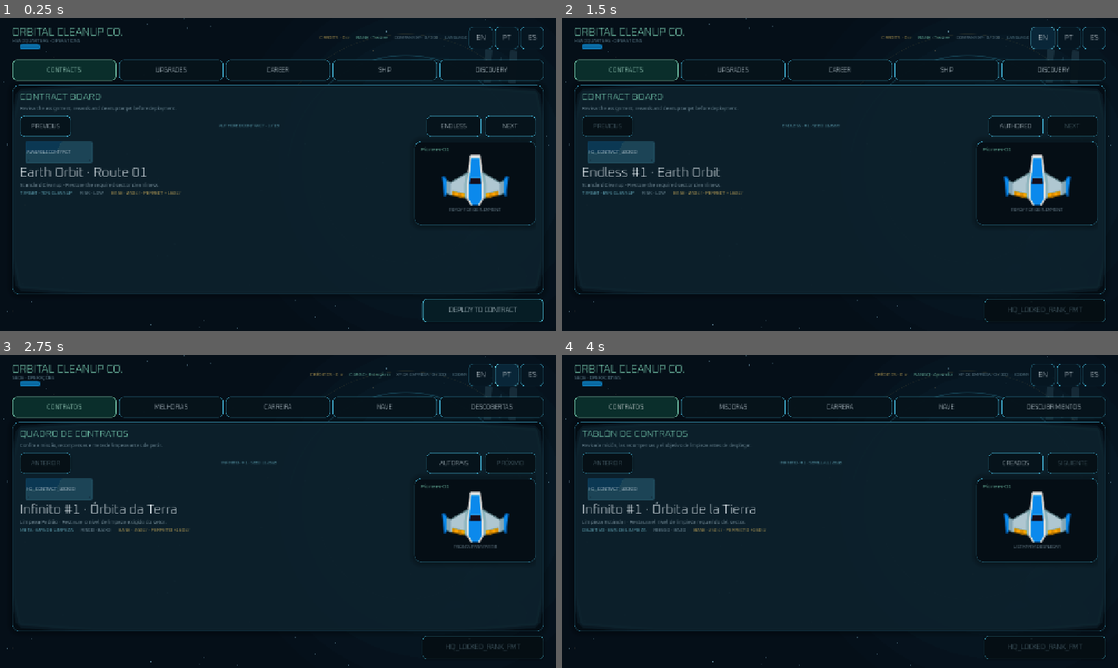
Above: before the commit, frames 1-4 (two rows, left to right).
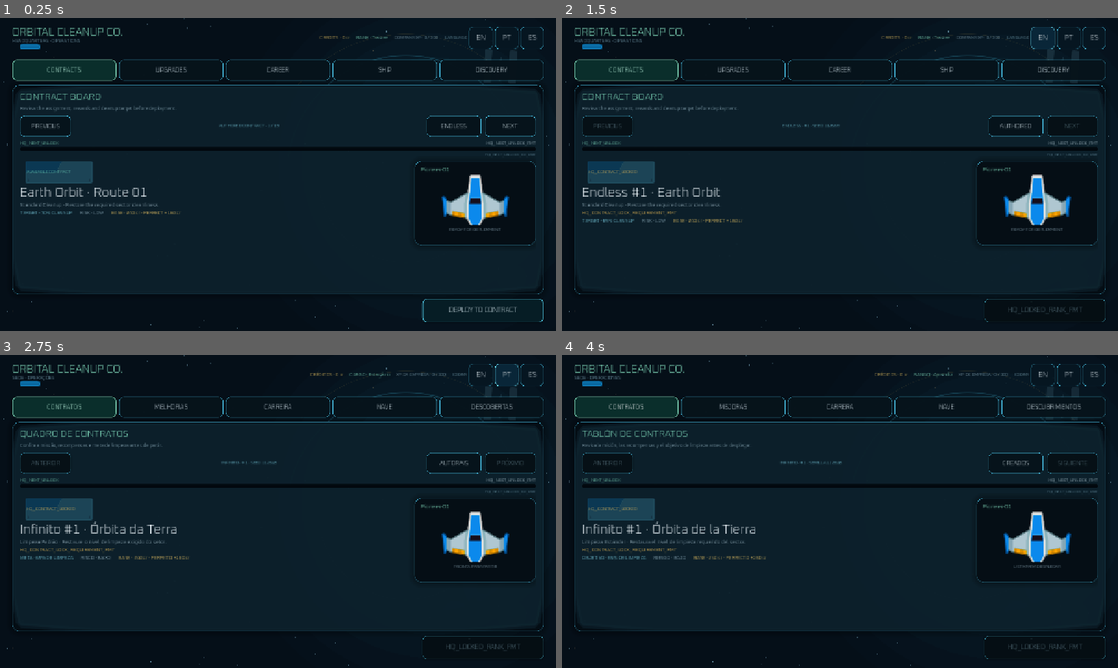
Above: after the commit, the same moments.

Repository: EwertonMendes/Orbital-Cleanup-Co.
Game: Godot game, scene res://src/core/app/app_root.tscn
Same seed, same stepped clock (60 frames per second), same inputs: the game is played once before the commit and once after it.
Inputs:
- Up to frame 1 (0.25 s): no input
- Up to frame 2 (1.5 s): click "ENDLESS" at 0.5 s; click "EN" at 1.25 s
- Up to frame 3 (2.75 s): click "PT" at 2 s
- Up to frame 4 (4 s): click "ES" at 2.75 s; click "CONTRATOS" at 3.5 s

The runs differ from the first frame. In frame 1, 4.9% of the frame differs, in the area x 3-97%, y 39-73%; in frame 2, 5.1%; in frame 3, 5.2%; in frame 4, 5.3%.
Error before the commit: Assertion failed: Headquarters requires active-contract access feedback. (res://src/ui/screens/operations/operations_screen.gd:148)

Commit message:
feat: add career unlock feedback to headquarters UI

Diff:
--- a/src/ui/screens/operations/operations_screen.tscn
+++ b/src/ui/screens/operations/operations_screen.tscn
@@ -332,6 +332,44 @@
 layout_mode = 2
 text = "NEXT"
 
+[node name="NextUnlockPanel" type="VBoxContainer" parent="SafeArea/Layout/ContentShell/ContentMargin/ContentScroll/PanelHost/ContractsPanel"]
+unique_name_in_owner = true
+layout_mode = 2
+theme_override_constants/separation = 3
+
+[node name="NextUnlockHeader" type="HBoxContainer" parent="SafeArea/Layout/ContentShell/ContentMargin/ContentScroll/PanelHost/ContractsPanel/NextUnlockPanel"]
+layout_mode = 2
+
+[node name="NextUnlockTitle" type="Label" parent="SafeArea/Layout/ContentShell/ContentMargin/ContentScroll/PanelHost/ContractsPanel/NextUnlockPanel/NextUnlockHeader"]
+unique_name_in_owner = true
+layout_mode = 2
+size_flags_horizontal = 3
+theme_override_colors/font_color = Color(0.56, 0.95, 0.81, 1)
+theme_override_font_sizes/font_size = 10
+text = "NEXT CAREER UNLOCK"
+
+[node name="NextUnlockLabel" type="Label" parent="SafeArea/Layout/ContentShell/ContentMargin/ContentScroll/PanelHost/ContractsPanel/NextUnlockPanel/NextUnlockHeader"]
+unique_name_in_owner = true
+layout_mode = 2
+theme_override_colors/font_color = Color(0.83, 0.92, 0.96, 1)
+theme_override_font_sizes/font_size = 10
+text = "Earth Orbit · Junior Cleaner"
+horizontal_alignment = 2
+
+[node name="NextUnlockProgress" type="ProgressBar" parent="SafeArea/Layout/ContentShell/ContentMargin/ContentScroll/PanelHost/ContractsPanel/NextUnlockPanel"]
+unique_name_in_owner = true
+custom_minimum_size = Vector2(0, 9)
+layout_mode = 2
+show_percentage = false
+
+[node name="NextUnlockProgressLabel" type="Label" parent="SafeArea/Layout/ContentShell/ContentMargin/ContentScroll/PanelHost/ContractsPanel/NextUnlockPanel"]
+unique_name_in_owner = true
+layout_mode = 2
+theme_override_colors/font_color = Color(0.48, 0.64, 0.71, 1)
+theme_override_font_sizes/font_size = 9
+text = "0 / 300 XP · 300 TO GO"
+horizontal_alignment = 2
+
 [node name="ContractHero" type="BoxContainer" parent="SafeArea/Layout/ContentShell/ContentMargin/ContentScroll/PanelHost/ContractsPanel"]
 unique_name_in_owner = true
 layout_mode = 2
@@ -390,6 +428,15 @@
 text = "Training contract description."
 autowrap_mode = 2
 
+[node name="ContractRequirement" type="Label" parent="SafeArea/Layout/ContentShell/ContentMargin/ContentScroll/PanelHost/ContractsPanel/ContractHero/ContractInfo"]
+unique_name_in_owner = true
+visible = false
+layout_mode = 2
+theme_override_colors/font_color = Color(1, 0.78, 0.34, 1)
+theme_override_font_sizes/font_size = 11
+text = "Requires Orbital Cleaner · 650 Company XP"
+autowrap_mode = 2
+
 [node name="ContractStats" type="HBoxContainer" parent="SafeArea/Layout/ContentShell/ContentMargin/ContentScroll/PanelHost/ContractsPanel/ContractHero/ContractInfo"]
 layout_mode = 2
 theme_override_constants/separation = 18
